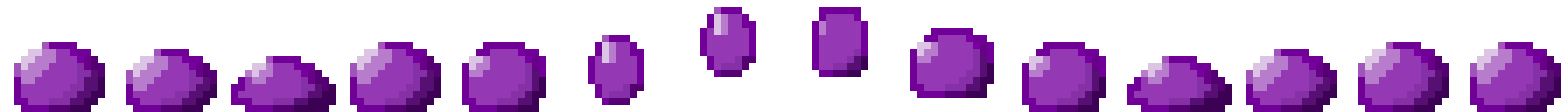
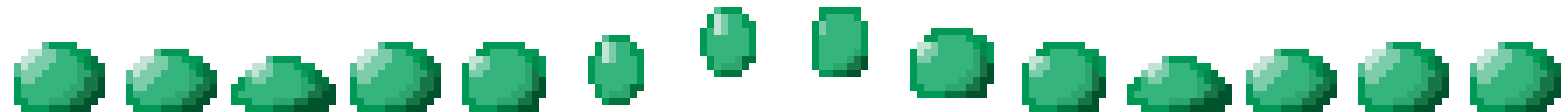
The second (1568, 112) image is a revision of the first. Changes to its layers:
removed layer "Eingefügte Ebene" over [1470, 42, 1561, 112]
painted on "Hintergrund" over [14, 7, 1561, 112]
